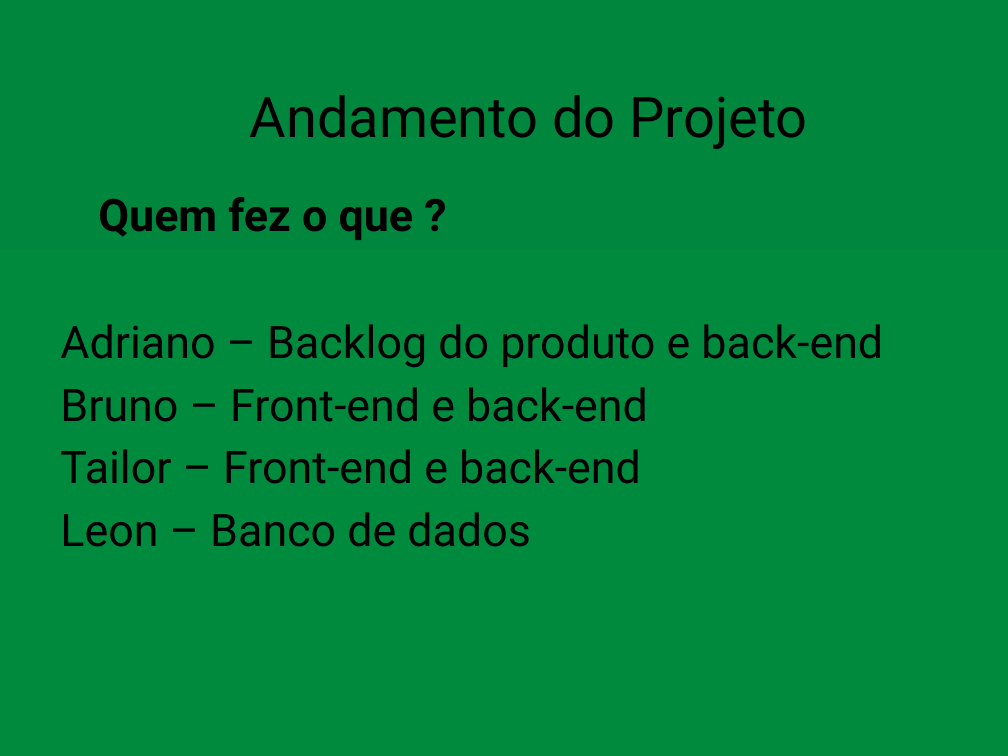
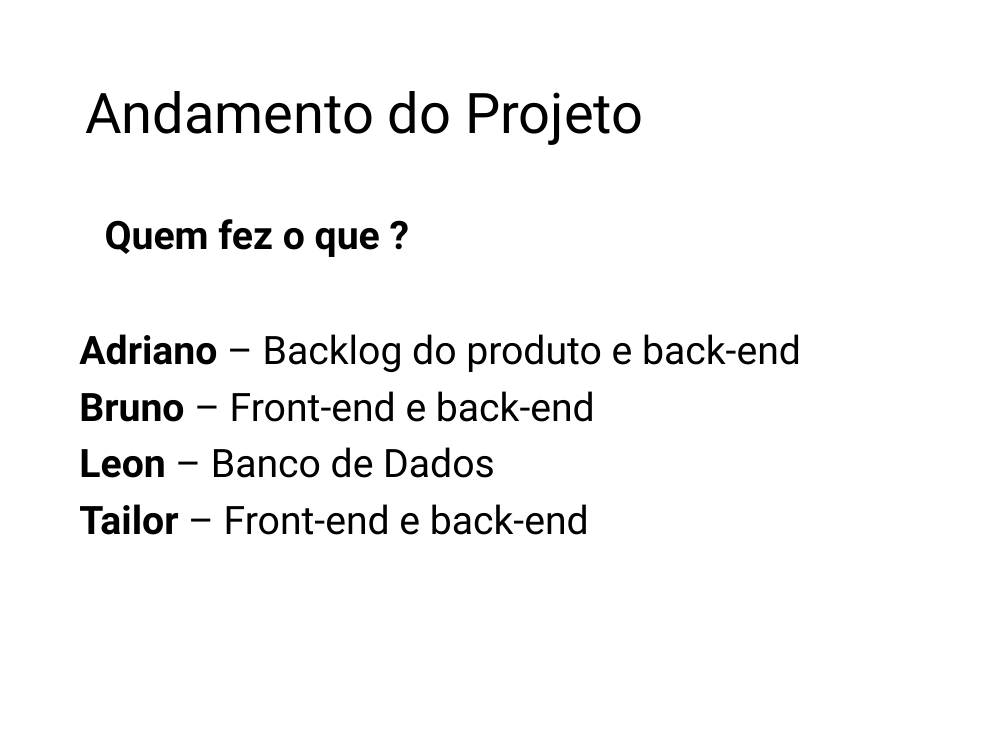
Before and after one commit to LeonDias1989/Kcal-Control, a slide deck: slide 26 of Kcal Control.pptx (slide 19 before the commit). Drawn at 1008x756 pixels with LibreOffice and Linux fonts; fonts in the diff are those of the drawing. Boxes give left, top, right and bottom in pixels: in the first picture for what was removed or moved away, otherwise in the second. Text is boxed around its words. In the diff, an @@ line names an element or a change of style, - is before the commit and + after.

```diff
--- a/Kcal Control.pptx
+++ b/Kcal Control.pptx
@@ background gradient #00863D to #008A3E to #FFFFFF @@
@@ title "Andamento do Projeto" at box(85, 91, 643, 145): alignment centre to left; line spacing 1 to 0.9 @@
@@ text "Quem fez o que ?": place and size @@
-text "Quem fez o que ?" at box(60, 197, 883, 547)
+text "Quem fez o que ?" at box(79, 219, 801, 535)
@@ text at box(79, 219, 801, 535): size 32 to 28 pt in "Quem fez o que ?", "Adriano – Backlog do produto e back-end", "Bruno – Front-end e back-end", "Tailor – Front-end e back-end"; bold on in "Adriano", "Bruno", "Tailor"; indent changed; line spacing 1 to 0.9; more space between paragraphs @@
@@ text at box(79, 447, 495, 478): paragraph added @@
+Leon – Banco de Dados
@@ text at box(60, 512, 531, 547): paragraph removed @@
-Leon – Banco de dados
```
Also in this commit, not shown: 15 other slides changed, 13 slides added, 6 slides removed, 1 other file.
